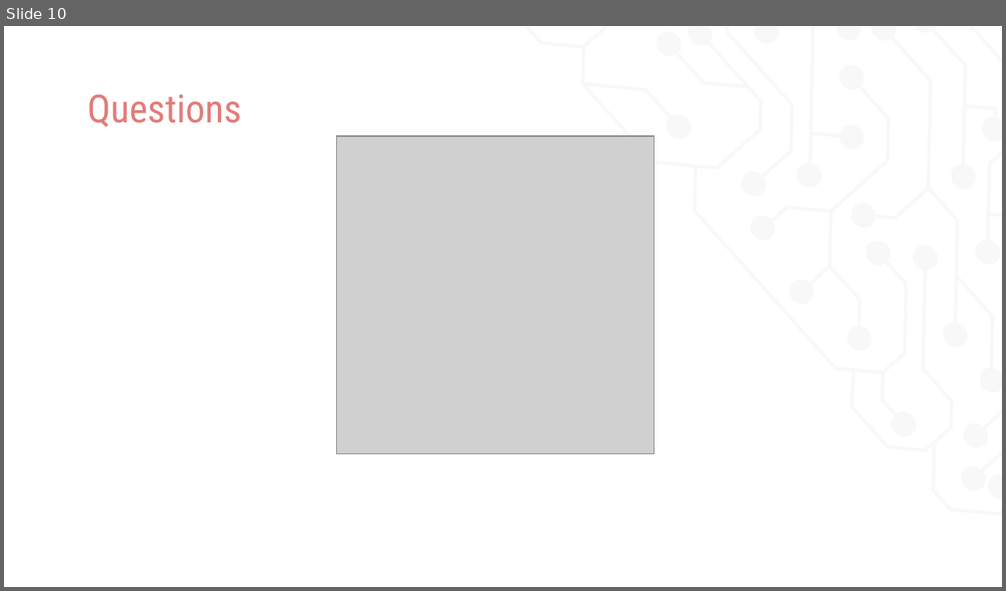
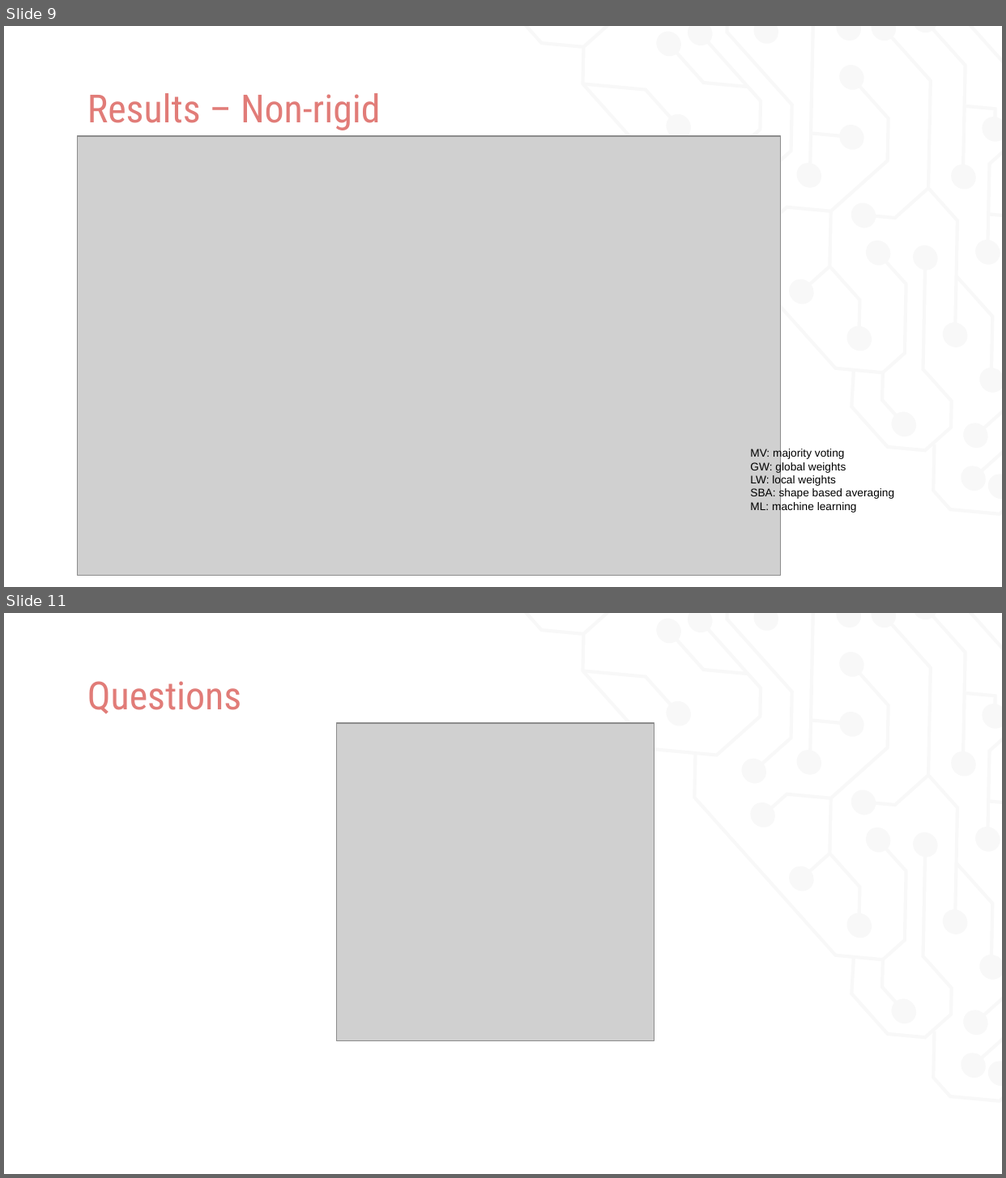
Before and after one commit to uro1012/MIALab, a slide deck: presentation/Presentation.pptx. Shown one above the other, each under a label of ours: slide 10 before the commit, slides 9 and 11 after it; the slides between them are not shown. The pictures are 1006x591 and 1006x1178 pixels, drawn with LibreOffice and Linux fonts; fonts in the diff are those of the drawing; grey boxes stand for pictures. Boxes give left, top, right and bottom in pixels: in the first picture for what was removed or moved away, otherwise in the second. Text is boxed around its words. In the diff, an @@ line names an element or a change of style, - is before the commit and + after.

Commit message:
updated outlook and results for final presentation

```diff
--- a/presentation/Presentation.pptx
+++ b/presentation/Presentation.pptx
@@ slide 9 added at (4, 26, 1002, 587), background #FFFFFF; not listed: 5 template elements that a slide beside it also shows @@
@@ title added at (87, 93, 381, 130), 28 pt, text #E17C78 @@
+Results – Non-rigid
@@ picture added at (78, 136, 780, 575) @@
@@ text added at (750, 448, 894, 513), 8 pt, text #000000 @@
+MV: majority voting
+GW: global weights
+LW: local weights
+SBA: shape based averaging
+ML: machine learning
@@ what was slide 10 is now slide 11 @@
```
Also in this commit, not shown: 2 slides changed, 2 other slides added, 2 slides removed.
